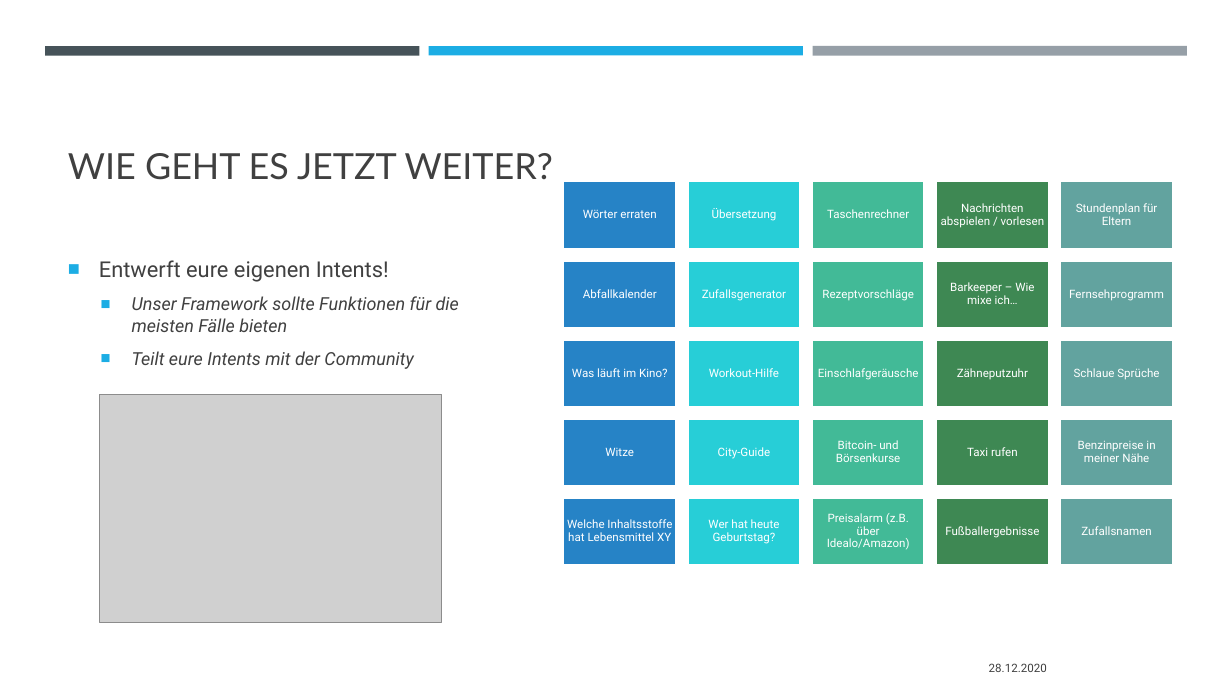
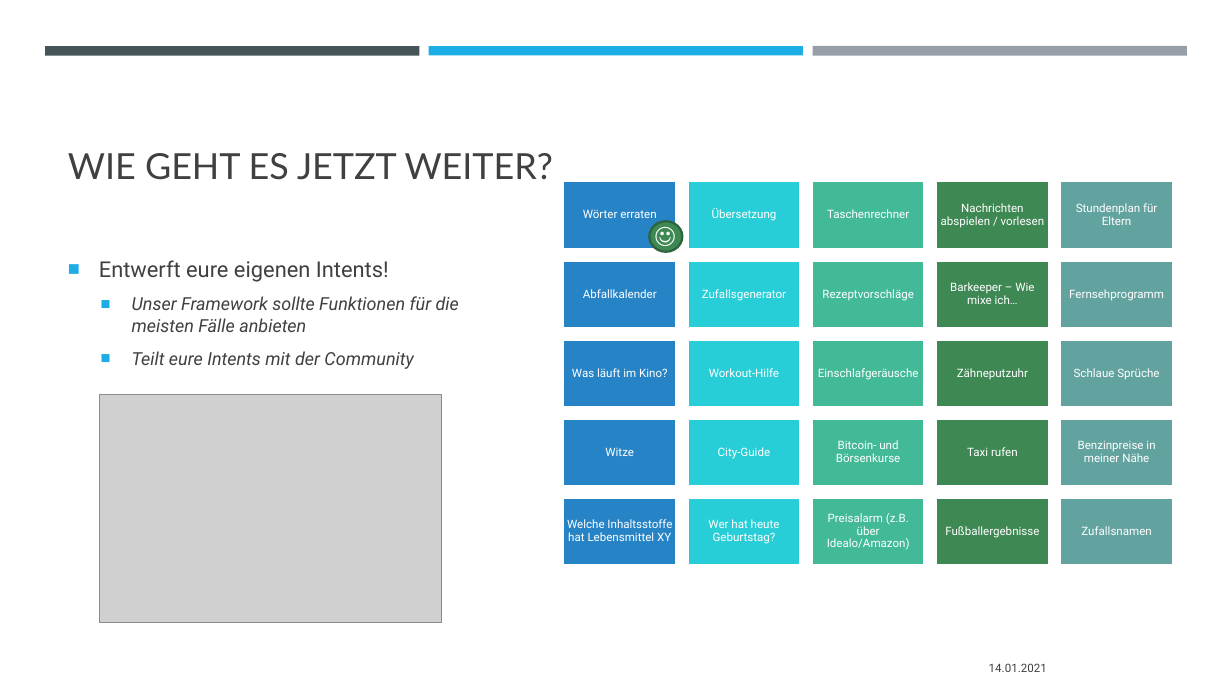
Before and after one commit to padmalcom/AISpeechAssistant, a slide deck: slide 2 of slides/99_next_steps.pptx. Drawn at 1232x693 pixels with LibreOffice and Linux fonts; fonts in the diff are those of the drawing; grey boxes stand for pictures. Boxes give left, top, right and bottom in pixels: in the first picture for what was removed or moved away, otherwise in the second. Text is boxed around its words. In the diff, an @@ line names an element or a change of style, - is before the commit and + after.

Commit message:
fixed slides

```diff
--- a/slides/99_next_steps.pptx
+++ b/slides/99_next_steps.pptx
@@ text added at (646, 216, 689, 253), 18 pt, text #FFFFFF, bold @@
+☺
@@ ellipse added at (650, 221, 683, 251), fill #3E8853, outline #2E653D 1.75 pt @@
@@ text at (132, 296, 459, 332): text changed @@
-  ■ Unser Framework sollte Funktionen für die meisten Fälle bieten
+  ■ Unser Framework sollte Funktionen für die meisten Fälle anbieten
@@ text at (989, 663, 1047, 672): text changed @@
-28.12.2020
+14.01.2021
```
Also in this commit, not shown: 1 other slide changed, 2 other files.
